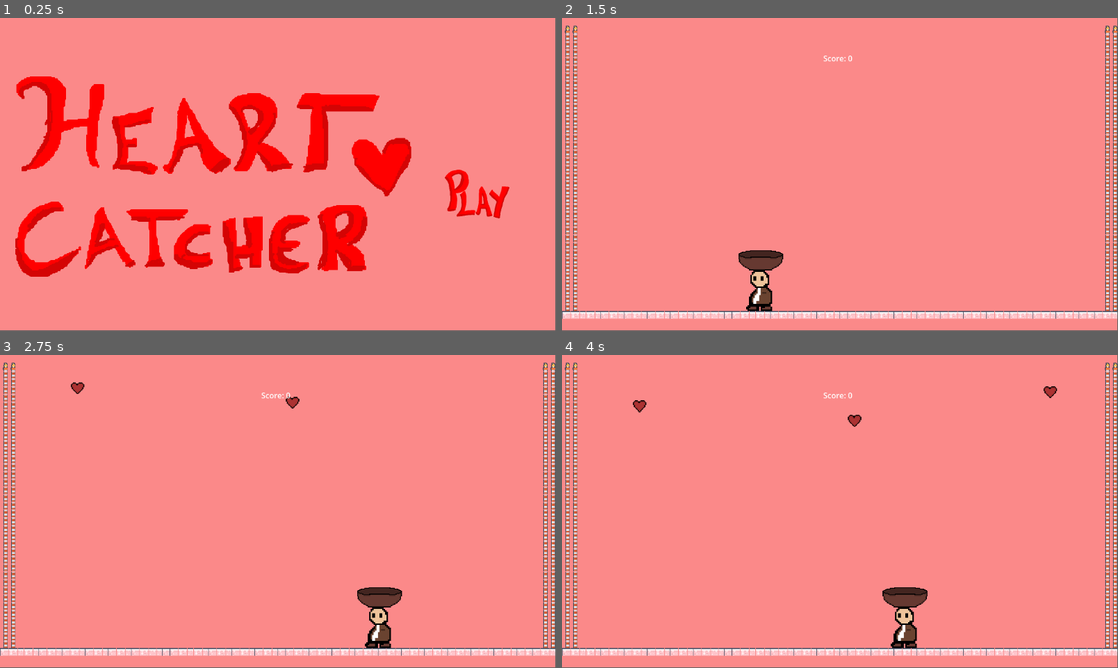
Above: before the commit, frames 1-4 (two rows, left to right).
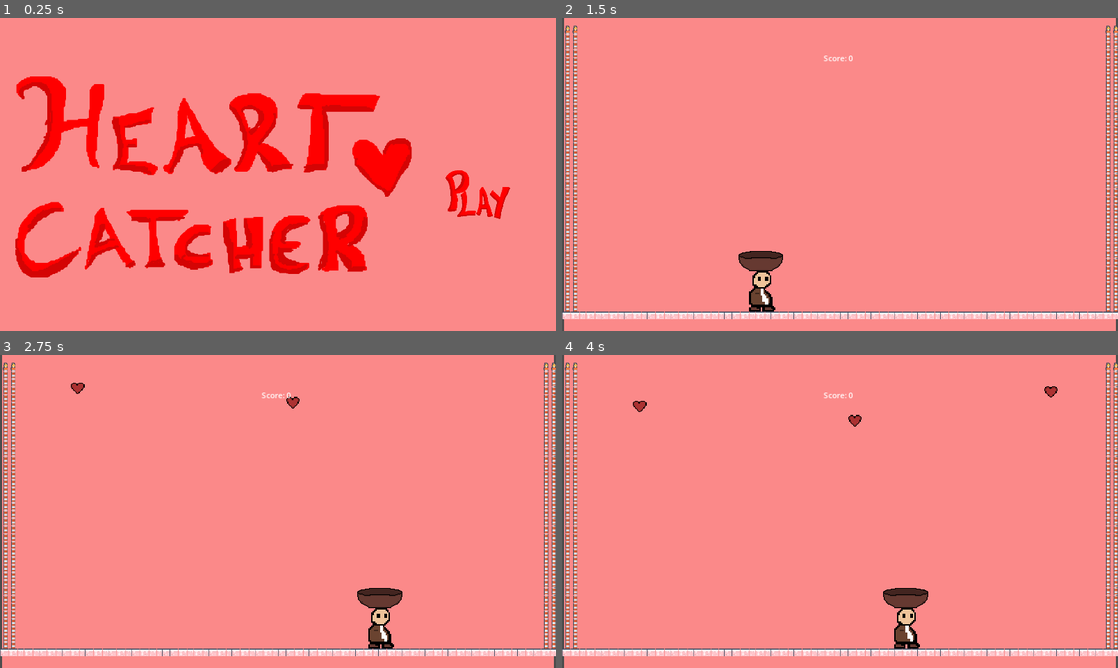
Above: after the commit, the same moments.

Repository: akhlex/Valentine-Game
Game: Godot game, scene res://scenes/main_menu.tscn
The game is run twice, just before and just after one commit, with the same random seed, the same clock (stepped at 60 frames per second) and the same inputs.
Inputs (mouse positions are in pixels of both pictures, inside the frame that each line leads up to):
- Up to frame 1 (0.25 s): no input
- Up to frame 2 (1.5 s): click (1040, 193) at 0.5 s; tap Enter at 1.25 s; hold D (right) from 1.28 s (still down)
- Up to frame 3 (2.75 s): keep holding D (right)
- Up to frame 4 (4 s): release D (right) at 2.78 s; hold A (left) 2.78-3.53 s; hold D (right) from 3.53 s (still down)
The window is 799x449 before the commit and 800x450 after it. Grey fills any space a smaller window leaves; there, only what the larger window draws over its background counts as a difference.

The runs differ from the first frame. In frame 1, 1.9% of the frame differs, in the area x 2-92%, y 18-83%; in frame 2, 4.1%; in frame 3, 4.1%; in frame 4, 4.2%, in the area x 0-100%, y 0-100%.

Commit message:
added sound, music, cover image and exported
tis done

Diff:
--- a/Player.gd
+++ b/Player.gd
@@ -15,6 +15,10 @@
 	var direction = Input.get_axis("left", "right")
 	if direction:
 		velocity.x = direction * SPEED
+		if velocity.x >= 0:
+			$Sprite2D.flip_h = true
+		else:
+			$Sprite2D.flip_h = false
 	else:
 		velocity.x = move_toward(velocity.x, 0, SPEED)
 
--- a/project.godot
+++ b/project.godot
@@ -19,18 +19,24 @@
 
 Global="*res://global.gd"
 
+[display]
+
+window/stretch/mode="canvas_items"
+
 [input]
 
 left={
 "deadzone": 0.5,
 "events": [Object(InputEventKey,"resource_local_to_scene":false,"resource_name":"","device":-1,"window_id":0,"alt_pressed":false,"shift_pressed":false,"ctrl_pressed":false,"meta_pressed":false,"pressed":false,"keycode":0,"physical_keycode":65,"key_label":0,"unicode":97,"echo":false,"script":null)
 , Object(InputEventKey,"resource_local_to_scene":false,"resource_name":"","device":-1,"window_id":0,"alt_pressed":false,"shift_pressed":false,"ctrl_pressed":false,"meta_pressed":false,"pressed":false,"keycode":0,"physical_keycode":4194319,"key_label":0,"unicode":0,"echo":false,"script":null)
+, null, Object(InputEventJoypadButton,"resource_local_to_scene":false,"resource_name":"","device":-1,"button_index":13,"pressure":0.0,"pressed":false,"script":null)
 ]
 }
 right={
 "deadzone": 0.5,
 "events": [Object(InputEventKey,"resource_local_to_scene":false,"resource_name":"","device":-1,"window_id":0,"alt_pressed":false,"shift_pressed":false,"ctrl_pressed":false,"meta_pressed":false,"pressed":false,"keycode":0,"physical_keycode":68,"key_label":0,"unicode":100,"echo":false,"script":null)
 , Object(InputEventKey,"resource_local_to_scene":false,"resource_name":"","device":-1,"window_id":0,"alt_pressed":false,"shift_pressed":false,"ctrl_pressed":false,"meta_pressed":false,"pressed":false,"keycode":0,"physical_keycode":4194321,"key_label":0,"unicode":0,"echo":false,"script":null)
+, Object(InputEventJoypadButton,"resource_local_to_scene":false,"resource_name":"","device":-1,"button_index":14,"pressure":0.0,"pressed":false,"script":null)
 ]
 }
 
--- a/scenes/basket.gd
+++ b/scenes/basket.gd
@@ -5,4 +5,5 @@
 func _on_basket_area_area_entered(area):
 	if area.name == "HeartArea":
 		Global.score += 1
+		$CoinPickupSound.play()
 		area.get_parent().queue_free()
--- a/scenes/basket.tscn
+++ b/scenes/basket.tscn
@@ -1,7 +1,8 @@
-[gd_scene load_steps=3 format=3 uid="uid://d1qquommjjr2q"]
+[gd_scene load_steps=4 format=3 uid="uid://d1qquommjjr2q"]
 
 [ext_resource type="Texture2D" uid="uid://dlfrt8ytk1ncl" path="res://assets/art/Basket.png" id="1_1g1xm"]
 [ext_resource type="Script" path="res://scenes/basket.gd" id="2_fn8ni"]
+[ext_resource type="AudioStream" uid="uid://cb2a85nnl3tp4" path="res://assets/sound/powerUp.wav" id="3_uxrc2"]
 
 [node name="Basket" type="Sprite2D"]
 texture_filter = 1
@@ -16,4 +17,7 @@
 scale = Vector2(0.895833, 0.743055)
 polygon = PackedVector2Array(-30, 12, -30, 20, -16, 30, 14, 30, 24, 26, 28, 22, 30, 12, 22, 14, 12, 14, 2, 14, -10, 14, -18, 16)
 
+[node name="CoinPickupSound" type="AudioStreamPlayer2D" parent="."]
+stream = ExtResource("3_uxrc2")
+
 [connection signal="area_entered" from="BasketArea" to="." method="_on_basket_area_area_entered"]
--- a/scenes/main.gd
+++ b/scenes/main.gd
@@ -15,3 +15,7 @@
 
 func _on_game_timer_timeout():
 	get_tree().change_scene_to_file("res://scenes/game_over.tscn")
+
+
+func _ready():
+	$GameMusic.play()
--- a/scenes/main.tscn
+++ b/scenes/main.tscn
@@ -1,10 +1,11 @@
-[gd_scene load_steps=9 format=3 uid="uid://blyp4508ga5jd"]
+[gd_scene load_steps=10 format=3 uid="uid://blyp4508ga5jd"]
 
 [ext_resource type="Script" path="res://scenes/main.gd" id="1_kur5i"]
 [ext_resource type="Texture2D" uid="uid://clp24ynv55vo2" path="res://assets/art/background.png" id="1_nmf45"]
 [ext_resource type="PackedScene" uid="uid://07sidlecqqk3" path="res://scenes/player.tscn" id="2_cdx5n"]
 [ext_resource type="Texture2D" uid="uid://dy4eyr605a7bk" path="res://assets/art/tilemap.png" id="3_goiig"]
 [ext_resource type="PackedScene" uid="uid://djk08fnuureif" path="res://scenes/score.tscn" id="5_uwrnn"]
+[ext_resource type="AudioStream" uid="uid://c8bodwf4twsxb" path="res://assets/sound/Legend of Zelda_ Skyward Sword - Romance Theme (Variation 1) [xrVPxmdGYw4].mp3" id="6_b1jns"]
 
 [sub_resource type="TileSetAtlasSource" id="TileSetAtlasSource_o8g2s"]
 texture = ExtResource("3_goiig")
@@ -462,7 +463,7 @@
 [node name="Background" type="Sprite2D" parent="."]
 texture_filter = 1
 position = Vector2(576, 324)
-scale = Vector2(1.92, 1.35)
+scale = Vector2(0.993056, 1)
 texture = ExtResource("1_nmf45")
 
 [node name="TileMap" type="TileMap" parent="."]
@@ -493,5 +494,8 @@
 wait_time = 60.0
 autostart = true
 
+[node name="GameMusic" type="AudioStreamPlayer2D" parent="."]
+stream = ExtResource("6_b1jns")
+
 [connection signal="timeout" from="HeartTimer" to="." method="_on_heart_timer_timeout"]
 [connection signal="timeout" from="GameTimer" to="." method="_on_game_timer_timeout"]
Binary file added: assets/art/CoverImage.png
Not shown, added: assets/art/CoverImage.png.import
Not shown, added: assets/sound/Legend of Zelda_ Skyward Sword - Romance Theme (Variation 1) [xrVPxmdGYw4].mp3.import
Not shown, added: assets/sound/powerUp.wav.import
Not shown, added: export_presets.cfg
Not shown, added: assets/sound/Legend of Zelda_ Skyward Sword - Romance Theme (Variation 1) [xrVPxmdGYw4].mp3
Not shown, added: assets/sound/powerUp.wav
